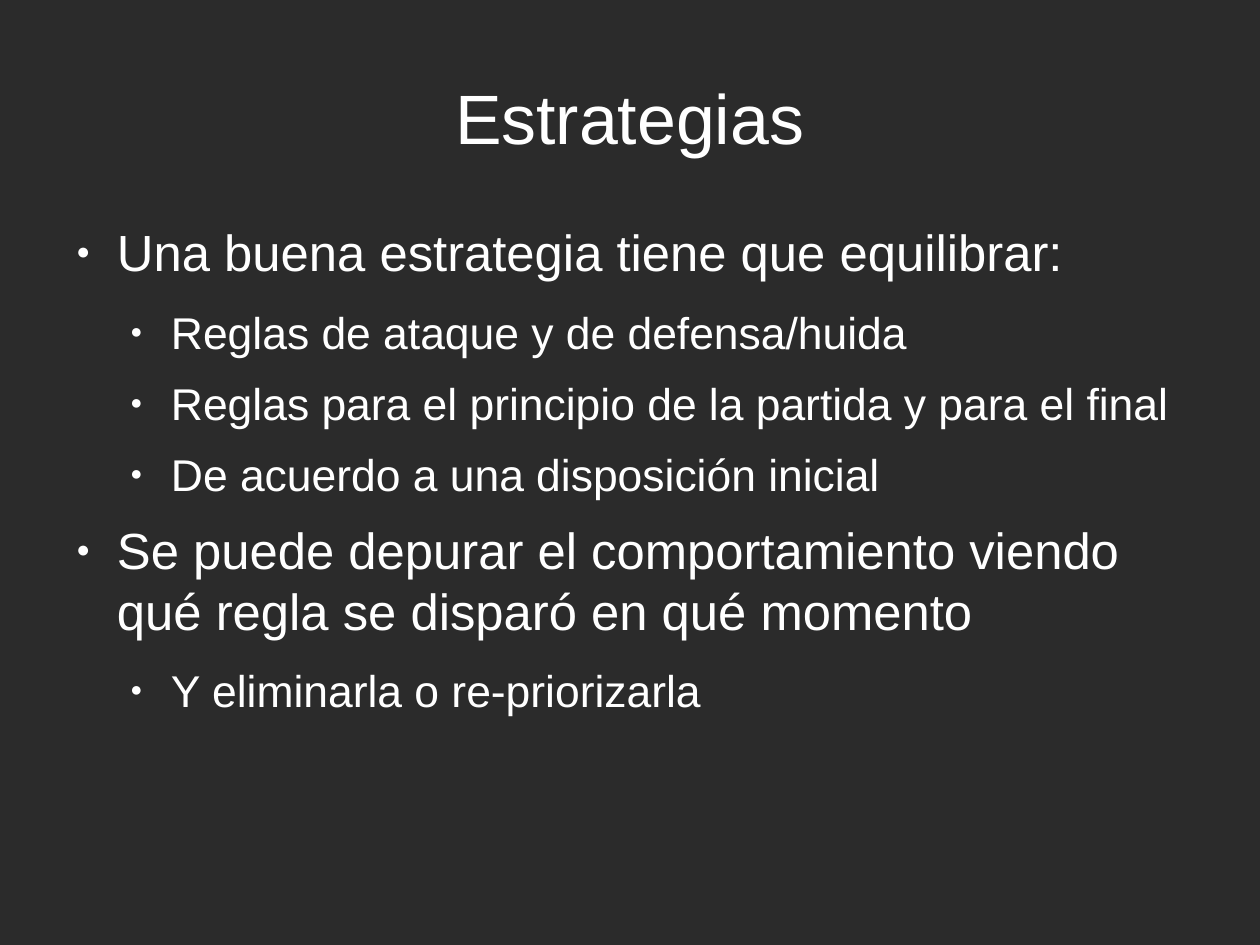
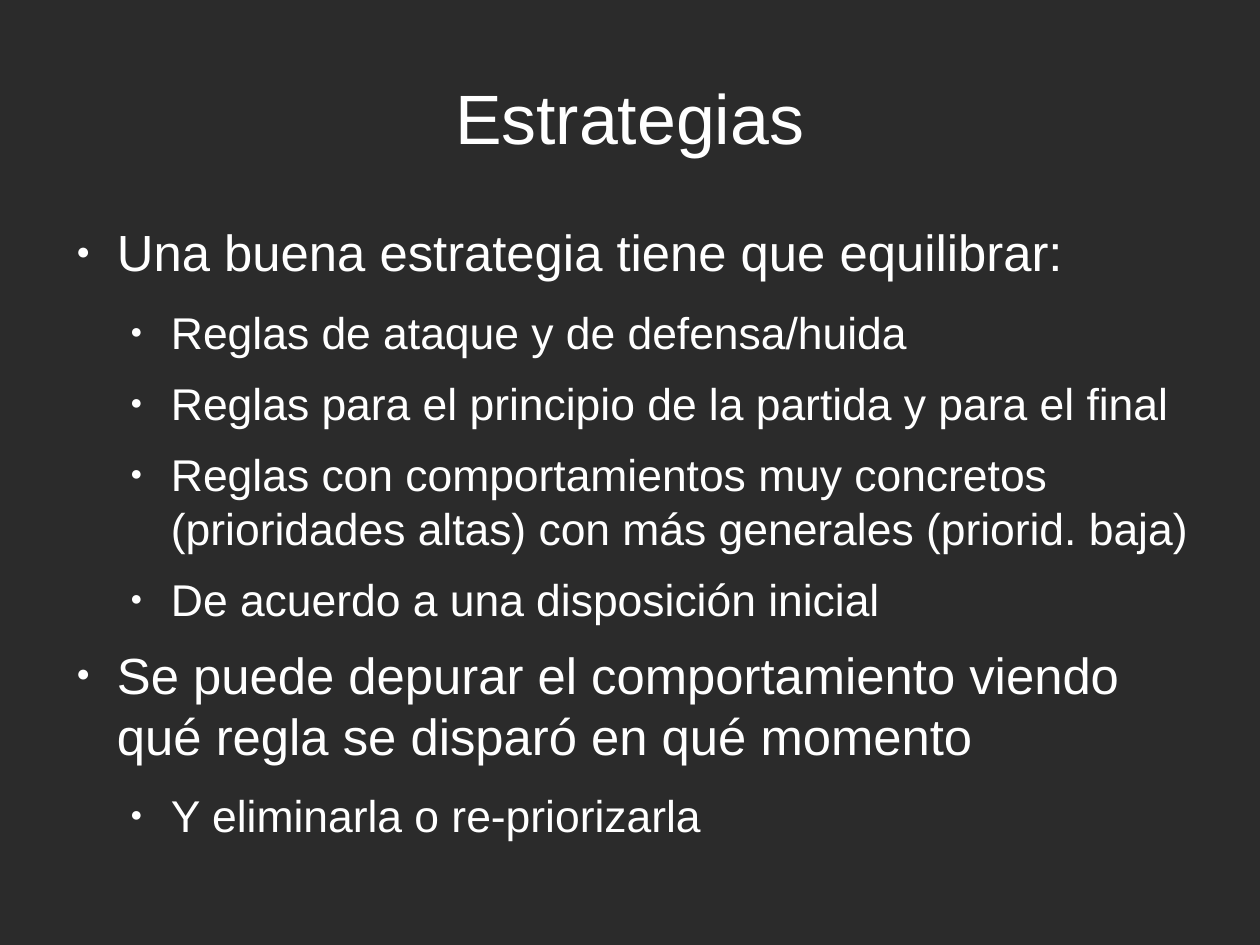
Before and after one commit to rompehielos013013013/gsiege, a slide deck: slide 34 of presentacion/expertoUCLM2014/SSEE-IA.odp (slide 29 before the commit). Drawn at 1260x945 pixels with LibreOffice and Linux fonts; fonts in the diff are those of the drawing; background and template pictures are left out; a plain dark background stands for a picture behind light text. Boxes give left, top, right and bottom in pixels: in the first picture for what was removed or moved away, otherwise in the second. Text is boxed around its words. In the diff, an @@ line names an element or a change of style, - is before the commit and + after.

```diff
--- a/presentacion/expertoUCLM2014/SSEE-IA.odp
+++ b/presentacion/expertoUCLM2014/SSEE-IA.odp
@@ text at [171,458,1188,554]: paragraph added @@
+  ● Reglas con comportamientos muy concretos (prioridades altas) con más generales (priorid. baja)
```
Also in this commit, not shown: 17 other slides changed, 6 slides added, 1 other file.
